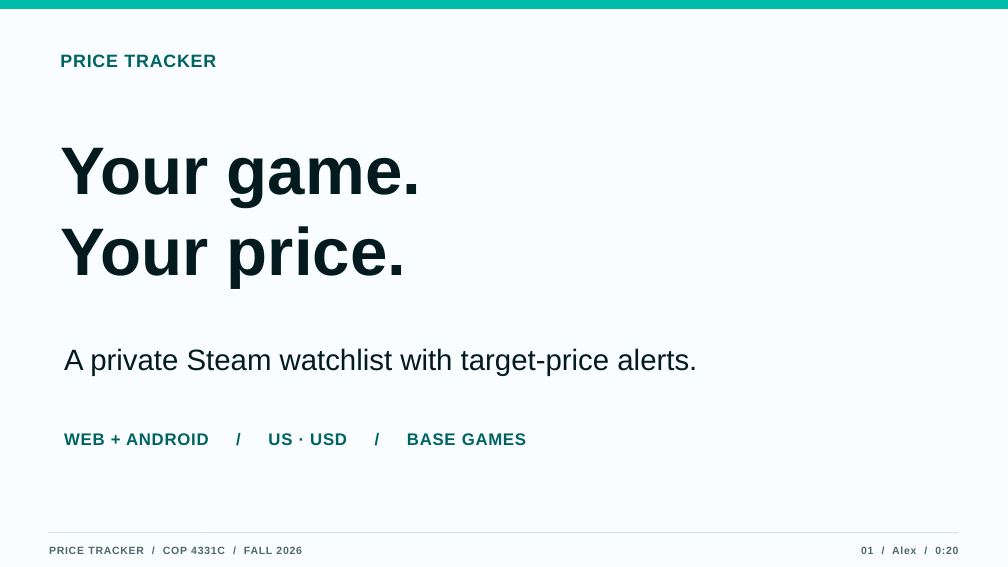
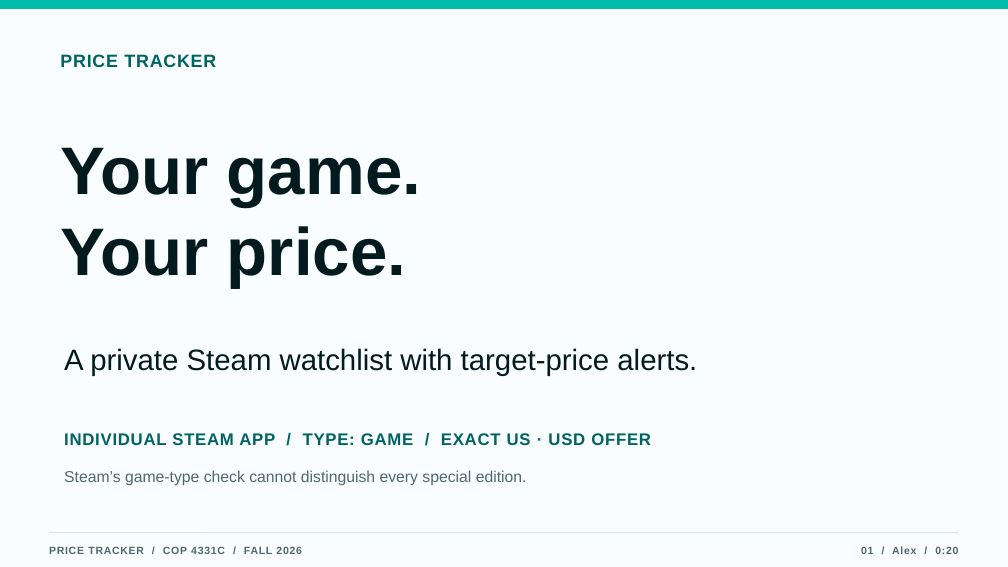
Before and after one commit to aluciencozy/price-tracker, a slide deck: slide 1 of docs/presentation/price-tracker.pptx. Drawn at 1008x567 pixels with LibreOffice and Linux fonts; fonts in the diff are those of the drawing. Boxes give left, top, right and bottom in pixels: in the first picture for what was removed or moved away, otherwise in the second. Text is boxed around its words. In the diff, an @@ line names an element or a change of style, - is before the commit and + after.

Commit message:
Clarify Steam classification and live alert demo requirements

```diff
--- a/docs/presentation/price-tracker.pptx
+++ b/docs/presentation/price-tracker.pptx
@@ text at (64, 433, 651, 445): text changed @@
-WEB + ANDROID / US · USD / BASE GAMES
+INDIVIDUAL STEAM APP / TYPE: GAME / EXACT US · USD OFFER
@@ text added at (64, 470, 527, 486), 15 pt, text #50686D @@
+Steam’s game-type check cannot distinguish every special edition.
```
Also in this commit, not shown: 1 other slide changed, 4 other files.
